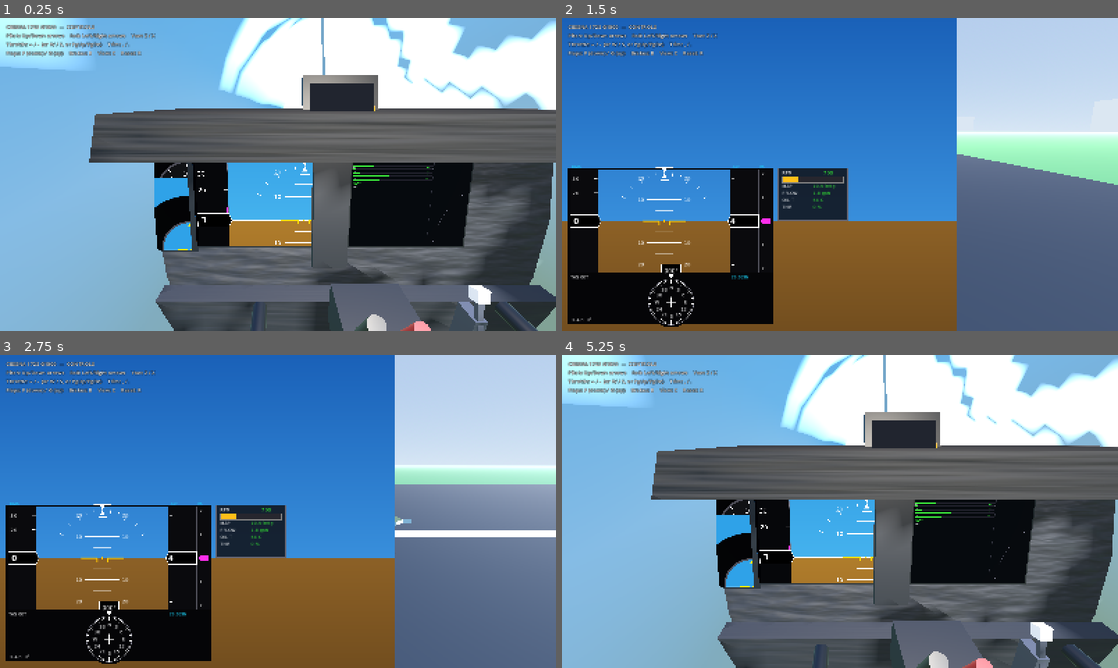
Above: before the commit, frames 1-4 (two rows, left to right).
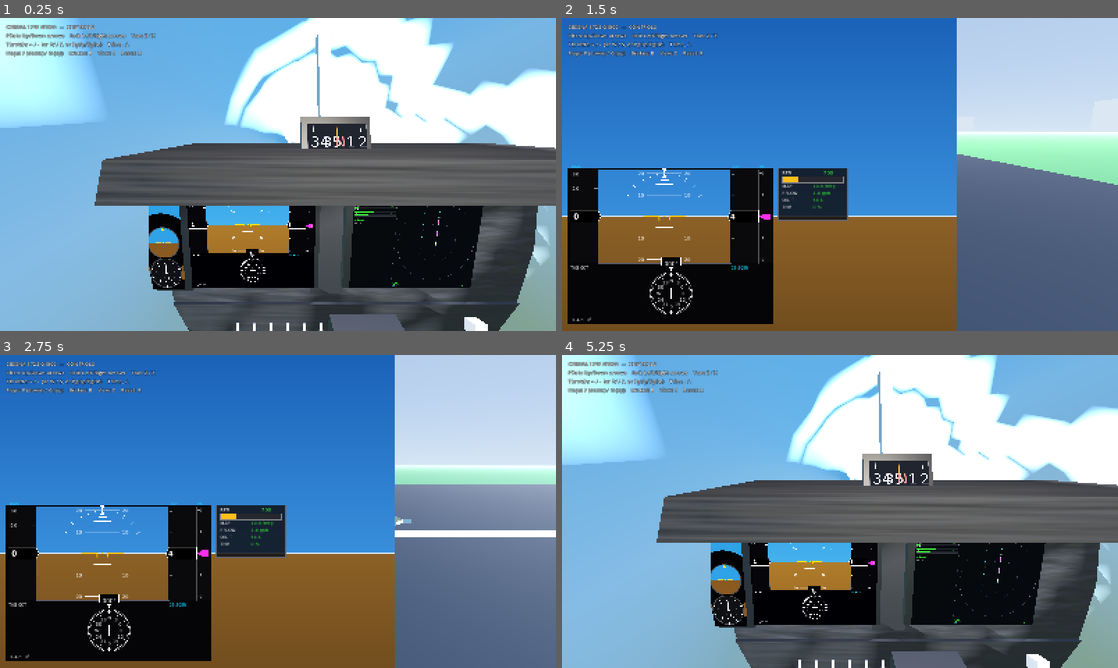
Above: after the commit, the same moments.

Repository: bigcubedata/test
Game: Godot game, scene res://src/Main.tscn
Same seed, same stepped clock (60 frames per second), same inputs: the game is played once before the commit and once after it.
Inputs (mouse positions are in pixels of both pictures, inside the frame that each line leads up to):
- Up to frame 1 (0.25 s): no input
- Up to frame 2 (1.5 s): move the mouse to (962, 158) at 0.52 s; hold Right (roll_right) 0.53-1.25 s; tap C (toggle_view) at 0.6 s; click (962, 158) at 0.67 s; tap Enter at 1.25 s; drag from (728, 190) to (812, 237) at 1.27 s
- Up to frame 3 (2.75 s): tap R (reset_aircraft) at 2 s; move the mouse to (333, 442) at 2.02 s; hold Right (roll_right) from 2.03 s (still down); tap C (toggle_view) at 2.1 s; click (333, 442) at 2.17 s
- Up to frame 4 (5.25 s): release Right (roll_right) at 2.75 s; tap R (reset_aircraft) every 0.75 s from 2.75 to 5 s; drag from (812, 574) to (673, 464) at 2.77 s; move the mouse to (1006, 558) at 3.52 s; hold Left (roll_left) 3.53-4.25 s; tap C (toggle_view) at 3.6, 5.1 s; click (1006, 558) at 3.67 s; drag from (673, 464) to (756, 433) at 4.27 s; move the mouse to (867, 511) at 5.02 s; hold Down (pitch_down) from 5.03 s (still down); click (867, 511) at 5.17 s

The runs differ from the first frame. In frame 1, 49% of the frame differs, in the area x 0-100%, y 0-100%; in frame 2, 2.9%; in frame 3, 3.0%; in frame 4, 49%.

Commit message:
Fix cockpit: full panel display, free-look, correct pitch
- Panel screens were clipped to the top-left quarter: the SubViewport Control
  picked up a 2x content scale from the project's canvas_items stretch when
  anchored full-rect, so it drew at 2048x1536 while only 1024x768 was
  captured. Pin the Control to an explicit pixel size instead — the full PFD
  (incl. HSI), MFD moving map and standby gauges now render completely.
- Realistic cockpit view: hold RIGHT mouse to free-look around the cabin
  (down to the panel, up/out the windshield, to the sides); sensible default
  down-angle and a wider 72-deg FOV so panel and horizon both show.
- Pitch axis was reversed for a yoke: Up now pushes the nose down, Down pulls
  it up.
- Minor cockpit geometry: gentler panel/screen tilt and screens nudged proud
  so the bottom of the displays isn't shadowed by the panel.

Co-Authored-By: Claude Opus 4.8 <noreply@anthropic.com>
Claude-Session: https://claude.ai/code/session_01BSiwa8xwJ1aRwLCRnRu7pg

Diff:
--- a/src/aircraft/Aircraft.gd
+++ b/src/aircraft/Aircraft.gd
@@ -120,7 +120,8 @@
 
 func _read_input() -> void:
 	# Axis inputs (-1..1). Keyboard is digital; analog sticks map naturally.
-	input_pitch = Input.get_axis("pitch_down", "pitch_up")
+	# Yoke convention: Up arrow pushes the nose DOWN, Down arrow pulls it UP.
+	input_pitch = Input.get_axis("pitch_up", "pitch_down")
 	input_roll = Input.get_axis("roll_left", "roll_right")
 	input_yaw = Input.get_axis("yaw_left", "yaw_right")
 
--- a/src/aircraft/Cockpit.gd
+++ b/src/aircraft/Cockpit.gd
@@ -120,12 +120,13 @@
 func _build_panel() -> void:
 	var panel_mat := _mat(Color(0.10, 0.10, 0.11), 0.7, 0.0, _panel_normal, 0.4)
 	var coam := _mat(Color(0.05, 0.05, 0.055), 0.95, 0.0, _leather_normal, 0.8)
-	var tilt := Vector3(-0.18, 0.0, 0.0)  # top tilts away from pilot
+	var tilt := Vector3(-0.10, 0.0, 0.0)  # top tilts away from pilot
 
 	# Main panel slab.
 	_box(Vector3(1.5, 0.5, 0.04), Vector3(0.15, -0.34, -0.66), panel_mat, tilt)
-	# Lower sub-panel (switches / kneeboard area).
-	_box(Vector3(1.5, 0.22, 0.06), Vector3(0.15, -0.66, -0.55), panel_mat)
+	# Lower sub-panel (switches / kneeboard area) — kept in the panel plane so
+	# it doesn't poke forward and occlude the bottom of the G1000 screens.
+	_box(Vector3(1.5, 0.22, 0.06), Vector3(0.15, -0.66, -0.64), panel_mat)
 	# Glareshield (padded coaming) overhanging the top of the panel.
 	_box(Vector3(1.55, 0.08, 0.44), Vector3(0.15, -0.09, -0.62), coam, Vector3(-0.05, 0.0, 0.0))
 	# Glareshield front lip.
@@ -136,12 +137,14 @@
 #  G1000 screens via SubViewports
 # --------------------------------------------------------------------------
 func _build_screens() -> void:
-	var tilt := Vector3(-0.18, 0.0, 0.0)
+	# Gentle tilt; screens sit proud of the panel so their (tilted) bottom edge
+	# stays in front of the slab and the HSI isn't clipped.
+	var tilt := Vector3(-0.10, 0.0, 0.0)
 	# PFD in front of the pilot, MFD to its right (centre stack).
-	_make_screen(PFD_SCRIPT, Vector3(-0.07, -0.31, -0.625), 0.33, 0.25, tilt)
-	_make_screen(MFD_SCRIPT, Vector3(0.37, -0.31, -0.625), 0.33, 0.25, tilt)
+	_make_screen(PFD_SCRIPT, Vector3(-0.07, -0.30, -0.565), 0.34, 0.27, tilt)
+	_make_screen(MFD_SCRIPT, Vector3(0.37, -0.30, -0.565), 0.34, 0.27, tilt)
 	# Standby steam gauges (ASI/AI/ALT) to the left of the PFD.
-	_make_screen(STANDBY_SCRIPT, Vector3(-0.30, -0.31, -0.625), 0.10, 0.27, tilt, Vector2i(384, 1024))
+	_make_screen(STANDBY_SCRIPT, Vector3(-0.31, -0.30, -0.565), 0.10, 0.28, tilt, Vector2i(384, 1024))
 	# Wet magnetic compass on top of the glareshield.
 	_make_screen(COMPASS_SCRIPT, Vector3(0.15, -0.02, -0.60), 0.15, 0.07, Vector3(-0.4, 0, 0), Vector2i(512, 256))
 	# Avionics / radio stack between and below the screens.
@@ -168,8 +171,15 @@
 	add_child(sv)
 	var ui := Control.new()
 	ui.set_script(ui_script)
+	# Pin to the top-left and set the exact pixel size. (Do NOT use a full-rect
+	# anchor: with the project's canvas_items stretch it picks up a 2x content
+	# scale, making the Control 2048x1536 so the SubViewport clips it.)
+	ui.anchor_left = 0.0
+	ui.anchor_top = 0.0
+	ui.anchor_right = 0.0
+	ui.anchor_bottom = 0.0
+	ui.position = Vector2.ZERO
 	ui.size = Vector2(vp_size)
-	ui.set_anchors_preset(Control.PRESET_FULL_RECT)
 	sv.add_child(ui)
 
 	# Quad textured by the viewport, self-lit like a real display.
--- a/src/ui/PFD.gd
+++ b/src/ui/PFD.gd
@@ -55,7 +55,7 @@
 	draw_rect(Rect2(Vector2.ZERO, s), Color(0.02, 0.02, 0.03))
 
 	var top := 4.0 * _u
-	var att_h := s.y * 0.66
+	var att_h := s.y * 0.60
 	# Attitude sits BETWEEN the tapes so nothing bleeds through.
 	var att := Rect2(s.x * 0.145, top, s.x * 0.645, att_h)
 	_draw_attitude(att)
@@ -64,7 +64,8 @@
 	_draw_airspeed(Rect2(6 * _u, top, s.x * 0.135, tape_h))
 	_draw_altitude(Rect2(s.x * 0.79, top, s.x * 0.135, tape_h))
 	_draw_vsi(Rect2(s.x * 0.925 + 2, top, s.x * 0.07, tape_h))
-	_draw_hsi(Vector2(s.x * 0.5, s.y * 0.855), s.y * 0.145)
+	# HSI kept clear of the very bottom edge so it isn't clipped on the panel.
+	_draw_hsi(Vector2(s.x * 0.5, s.y * 0.80), s.y * 0.135)
 	_draw_annunciations(s)
 
 
--- a/src/world/CameraController.gd
+++ b/src/world/CameraController.gd
@@ -1,11 +1,14 @@
 extends Camera3D
-## Follows the aircraft with several selectable views.
+## Follows the aircraft with several selectable views (cycle with C).
+##   0  Cockpit - pilot eye point with mouse free-look
+##   1  Chase   - smoothed third-person trailing camera
+##   2  Wing    - external view from off the left wing
+##   3  Tower   - fixed runway-tower view that tracks the aircraft
 ##
-## Views cycle with the "toggle_view" action (C):
-##   0  Chase     - smoothed third-person trailing camera
-##   1  Cockpit   - pilot eye point looking forward
-##   2  Wing      - external view from off the left wing
-##   3  Tower     - fixed runway-tower view that tracks the aircraft
+## Cockpit free-look: hold the RIGHT mouse button and move the mouse to look
+## around the cabin (down at the panel, up and out the windshield, to the side
+## windows) — like turning your head in a real cockpit. Release to free the
+## cursor. Switching view recentres the look.
 
 @export var target_path: NodePath
 var target: Node3D
@@ -13,11 +16,18 @@
 enum View { COCKPIT, CHASE, WING, TOWER }
 var view: int = View.COCKPIT
 
-const CHASE_OFFSET := Vector3(0.0, 3.5, 13.0)    # behind & above (in body space)
-const COCKPIT_OFFSET := Vector3(-0.22, 0.45, -1.0) # pilot eye point (matches Cockpit node)
+const CHASE_OFFSET := Vector3(0.0, 3.5, 13.0)
+const COCKPIT_OFFSET := Vector3(-0.22, 0.48, -1.05) # pilot eye point
 const WING_OFFSET := Vector3(-8.0, 1.5, 0.0)
+const COCKPIT_FOV := 72.0
+const EXTERNAL_FOV := 65.0
+const BASE_PITCH := -15.0    # default downward look so panel + horizon both show
+const LOOK_SENS := 0.18
+
 var _tower_pos := Vector3(40.0, 12.0, 60.0)
 var _chase_pos: Vector3
+var _look_yaw := 0.0
+var _look_pitch := 0.0
 
 
 func _ready() -> void:
@@ -31,6 +41,19 @@
 func _process(_delta: float) -> void:
 	if Input.is_action_just_pressed("toggle_view"):
 		view = (view + 1) % View.size()
+		_look_yaw = 0.0
+		_look_pitch = 0.0
+		Input.mouse_mode = Input.MOUSE_MODE_VISIBLE
+
+
+func _unhandled_input(event: InputEvent) -> void:
+	if view != View.COCKPIT:
+		return
+	if event is InputEventMouseButton and event.button_index == MOUSE_BUTTON_RIGHT:
+		Input.mouse_mode = Input.MOUSE_MODE_CAPTURED if event.pressed else Input.MOUSE_MODE_VISIBLE
+	elif event is InputEventMouseMotion and Input.mouse_mode == Input.MOUSE_MODE_CAPTURED:
+		_look_yaw = clampf(_look_yaw - event.relative.x * LOOK_SENS, -150.0, 150.0)
+		_look_pitch = clampf(_look_pitch - event.relative.y * LOOK_SENS, -85.0, 55.0)
 
 
 func _physics_process(delta: float) -> void:
@@ -38,23 +61,26 @@
 		return
 	var tx := target.global_transform
 	match view:
+		View.COCKPIT:
+			fov = COCKPIT_FOV
+			global_position = tx * COCKPIT_OFFSET
+			# Head orientation = aircraft basis * (yaw then pitch), so free-look
+			# is relative to the cabin and the view banks with the aircraft.
+			var look := Basis(Vector3.UP, deg_to_rad(_look_yaw)) \
+				* Basis(Vector3.RIGHT, deg_to_rad(BASE_PITCH + _look_pitch))
+			global_transform = Transform3D((tx.basis * look).orthonormalized(), tx * COCKPIT_OFFSET)
 		View.CHASE:
-			# Critically-damped follow so the camera lags gently in turns.
+			fov = EXTERNAL_FOV
 			var desired := tx.origin + tx.basis * CHASE_OFFSET
 			_chase_pos = _chase_pos.lerp(desired, clampf(6.0 * delta, 0.0, 1.0))
 			global_position = _chase_pos
 			look_at(tx.origin + tx.basis * Vector3(0, 0.5, -4.0), tx.basis.y)
-		View.COCKPIT:
-			# Sit at the pilot eye point and look forward over the glareshield,
-			# with a slight downward angle so the panel is in view.
-			global_position = tx * COCKPIT_OFFSET
-			# Look ~17 deg down so the panel fills the lower third and the
-			# horizon sits in the upper third.
-			look_at(tx * Vector3(-0.22, -2.0, -8.0), tx.basis.y)
 		View.WING:
+			fov = EXTERNAL_FOV
 			global_position = tx * WING_OFFSET
 			look_at(tx.origin, Vector3.UP)
 		View.TOWER:
+			fov = EXTERNAL_FOV
 			global_position = _tower_pos
 			if global_position.distance_to(tx.origin) > 5.0:
 				look_at(tx.origin, Vector3.UP)
